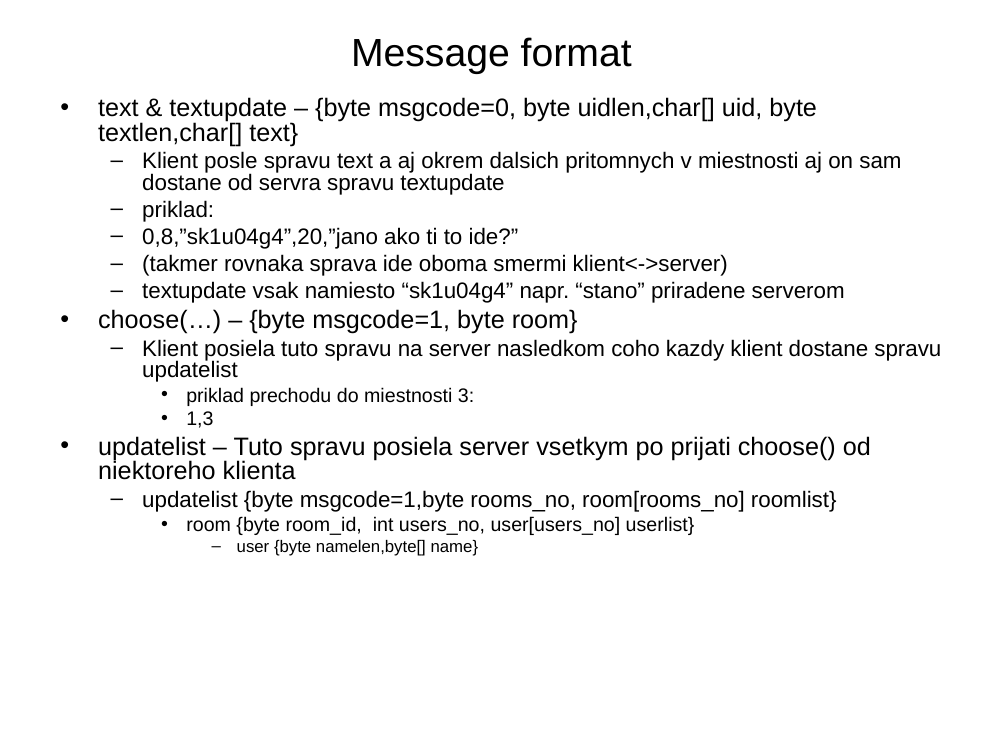
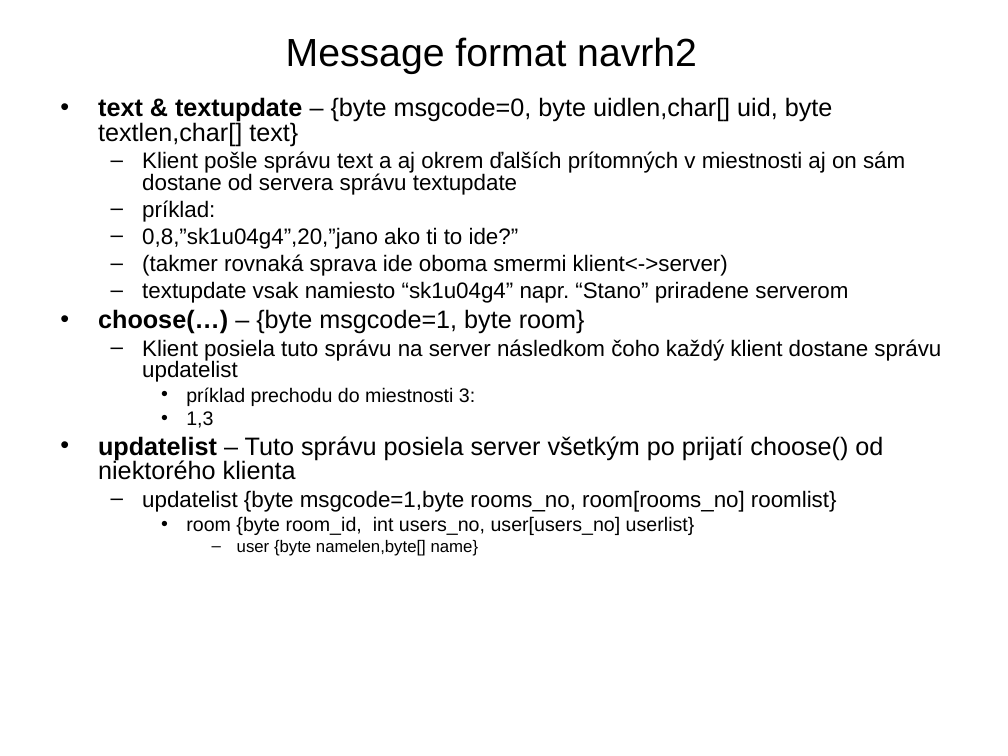
Before and after one commit to estamina/roomers, a slide deck: slide 15 of doc/chat.stano.ppt (slide 12 before the commit). Drawn at 1008x756 pixels with LibreOffice and Linux fonts; fonts in the diff are those of the drawing; background and template pictures are left out. Boxes give left, top, right and bottom in pixels: in the first picture for what was removed or moved away, otherwise in the second. Text is boxed around its words. In the diff, an @@ line names an element or a change of style, - is before the commit and + after.

Commit message:
latest ppt

```diff
--- a/doc/chat.stano.ppt
+++ b/doc/chat.stano.ppt
@@ title at (x1=286, y1=37, x2=697, y2=74): text changed @@
-Message format
+Message format navrh2
@@ text at (x1=98, y1=97, x2=833, y2=334): bold on in "text & textupdate", "choose(…)" @@
@@ text at (x1=142, y1=151, x2=905, y2=222): text changed @@
-  – Klient posle spravu text a aj okrem dalsich pritomnych v miestnosti aj on sam dostane od servra spravu textupdate
-  – priklad:
+  – Klient pošle správu text a aj okrem ďalších prítomných v miestnosti aj on sám dostane od servera správu textupdate
+  – príklad:
@@ text at (x1=142, y1=254, x2=848, y2=303): text changed @@
-  – (takmer rovnaka sprava ide oboma smermi klient<->server)
-  – textupdate vsak namiesto “sk1u04g4” napr. “stano” priradene serverom
+  – (takmer rovnaká sprava ide oboma smermi klient<->server)
+  – textupdate vsak namiesto “sk1u04g4” napr. “Stano” priradene serverom
@@ text at (x1=142, y1=339, x2=941, y2=406): text changed @@
-  – Klient posiela tuto spravu na server nasledkom coho kazdy klient dostane spravu updatelist
-    • priklad prechodu do miestnosti 3:
+  – Klient posiela tuto správu na server následkom čoho každý klient dostane správu updatelist
+    • príklad prechodu do miestnosti 3:
@@ text at (x1=98, y1=436, x2=883, y2=480): text changed @@
-• updatelist – Tuto spravu posiela server vsetkym po prijati choose() od niektoreho klienta
+• updatelist – Tuto správu posiela server všetkým po prijatí choose() od niektorého klienta
```
Also in this commit, not shown: 3 other slides changed, 4 slides added.
